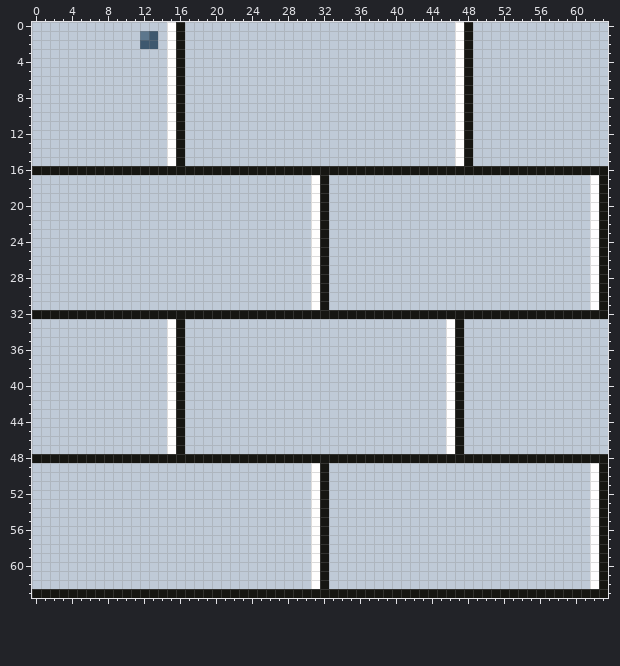
Edited in one commit: pixel-art file (Edit_Sprites_Decorativo/piso_metal.aseprite). The picture above is the old version.
64x64 pixels, 1 frame.
Once edited:
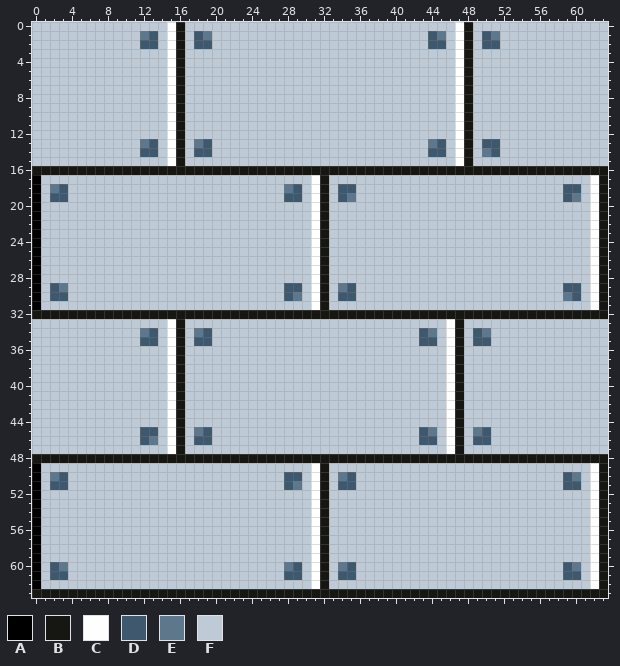
Palette (. is transparent): A #010000  B #161612  C #fffefe  D #3e586e  E #5d778d  F #bfcad7
Diff:
Layers "adornos", "lamina":
Colour F becomes colour A in rows 17 to 31 at x 0; in rows 49 to 62 at x 0.
Colour F becomes colour D in row 1 at x 18, 44 and 50; in row 2 at x 18 to 19, 44 to 45 and 50 to 51; in row 13 at x 13, 19, 45 and 50 to 51; in row 14 at x 12 to 13, 18 to 19, 44 to 45 and 51; in row 18 at x 3, 29, 34 to 35 and 59 to 60; in row 19 at x 2 to 3, 28 to 29, 34 and 59.
Colour F becomes colour D in row 29 at x 2, 28 to 29, 35 and 59 to 60; in row 30 at x 2 to 3, 28, 34 to 35 and 60; in row 34 at x 13, 19, 43 and 49; in row 35 at x 12 to 13, 18 to 19, 43 to 44 and 49 to 50; in row 45 at x 12 to 13, 19, 43 and 50; in row 46 at x 12, 18 to 19, 43 to 44 and 49 to 50.
Colour F becomes colour D in row 50 at x 3, 28 to 29, 35 and 59; in row 51 at x 2 to 3, 28, 34 to 35 and 59 to 60; in row 60 at x 2, 29, 35 and 59; in row 61 at x 2 to 3, 28 to 29, 34 to 35 and 59 to 60.
Colour F becomes colour E in row 1 at x 19, 45 and 51; in row 13 at x 12, 18 and 44; in row 14 at x 50; in row 18 at x 2 and 28; in row 19 at x 35 and 60; in row 29 at x 3 and 34.
Colour F becomes colour E in row 30 at x 29 and 59; in row 34 at x 12, 18, 44 and 50; in row 45 at x 18, 44 and 49; in row 46 at x 13; in row 50 at x 2, 34 and 60; in row 51 at x 29.
Colour F becomes colour E in row 60 at x 3, 28, 34 and 60.
